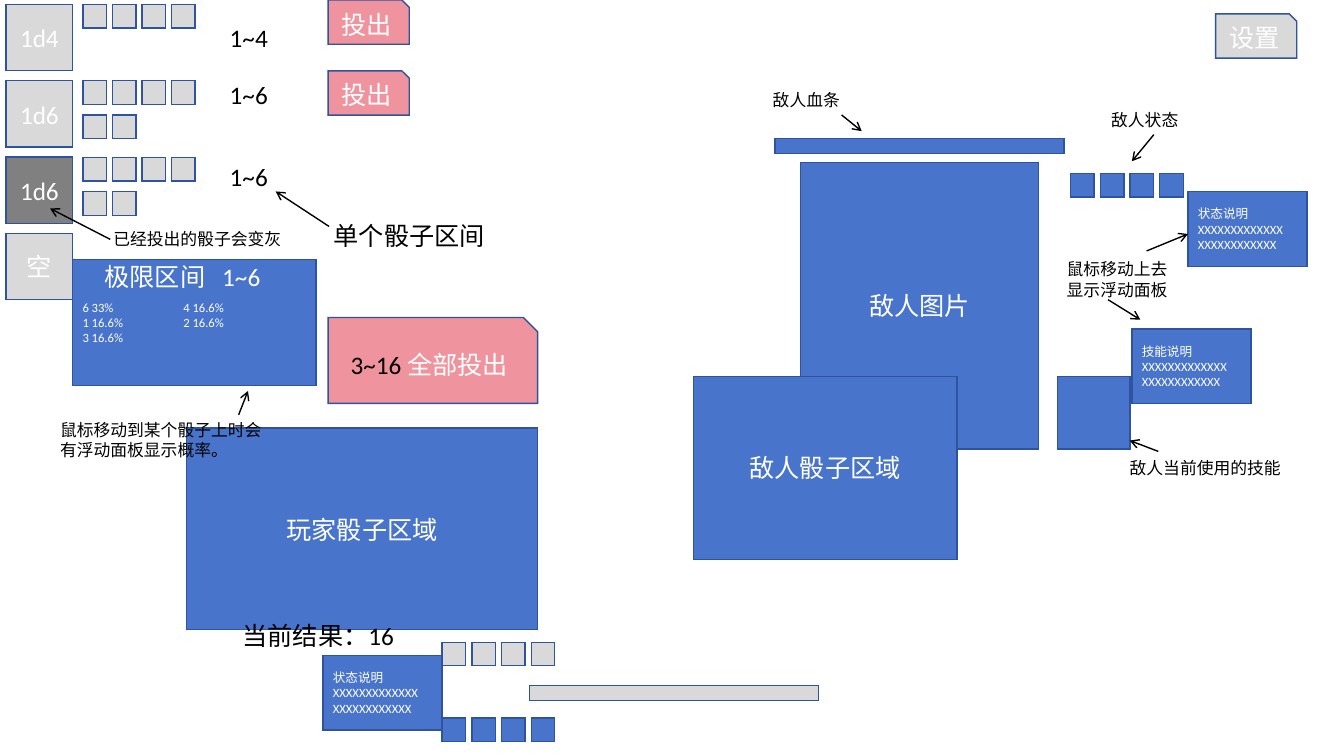
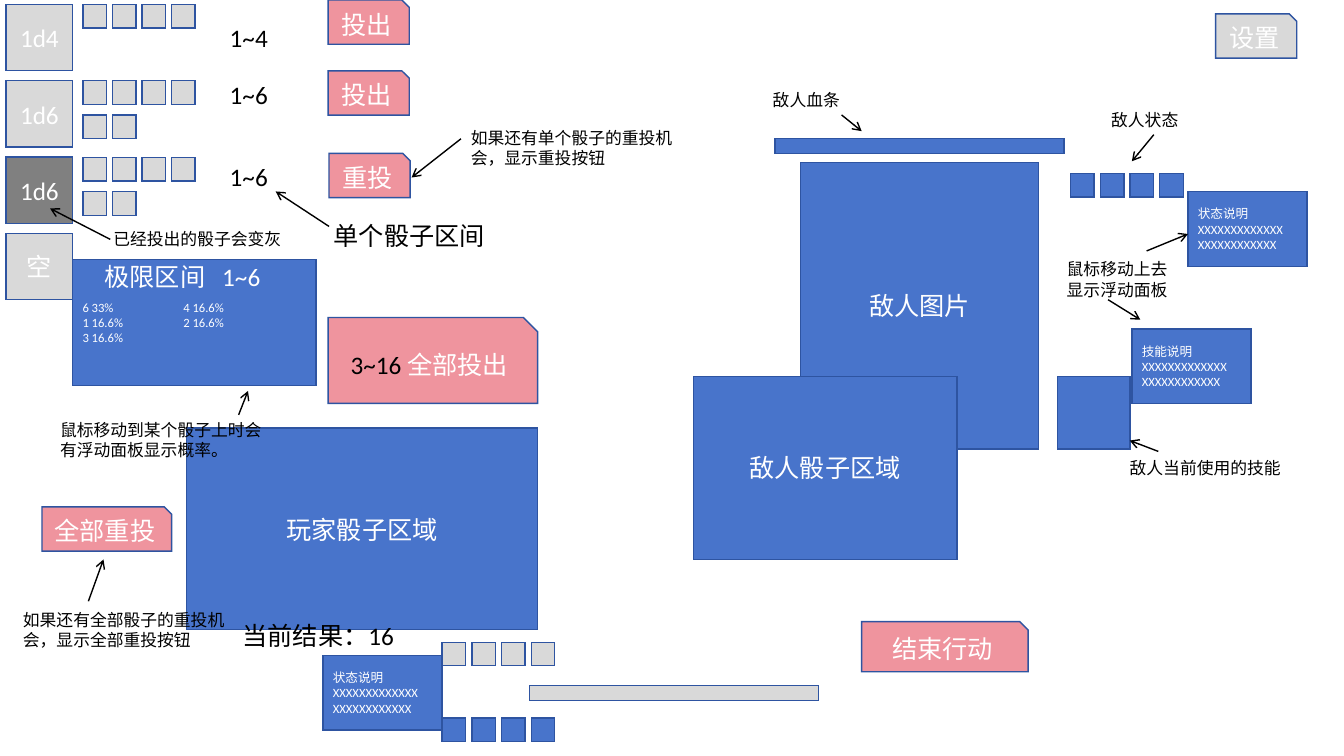
Before and after one commit to Crazyfengyi/DiceWarrior, a slide deck: slide 7 of 策划/UI相关.pptx (slide 5 before the commit). Drawn at 1344x756 pixels with LibreOffice and Linux fonts; fonts in the diff are those of the drawing. Boxes give left, top, right and bottom in pixels: in the first picture for what was removed or moved away, otherwise in the second. Text is boxed around its words. In the diff, an @@ line names an element or a change of style, - is before the commit and + after.

```diff
--- a/策划/UI相关.pptx
+++ b/策划/UI相关.pptx
@@ arrow added from (461, 139) to (411, 177), #000000 1 pt @@
@@ text added at (471, 130, 672, 166), 12 pt, text #000000 @@
+如果还有单个骰子的重投机会，显示重投按钮
@@ snip rect added at (329, 153, 409, 198), fill #EF949E, outline #2E54A1 1 pt, 18 pt, text #FFFFFF @@
+重投
@@ snip rect added at (42, 507, 172, 552), fill #EF949E, outline #2E54A1 1 pt, 18 pt, text #FFFFFF @@
+全部重投
@@ arrow added from (89, 602) to (104, 560), #000000 1 pt @@
@@ text added at (23, 609, 224, 648), 12 pt, text #000000 @@
+如果还有全部骰子的重投机会，显示全部重投按钮
@@ snip rect added at (862, 622, 1028, 673), fill #EF949E, outline #2E54A1 1 pt, 18 pt, text #FFFFFF @@
+结束行动
```
Also in this commit, not shown: 3 other slides changed, 2 slides added, 2 other files.
